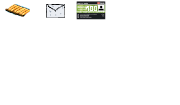
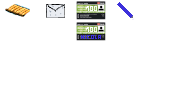
Revision of a layered 180 × 105 image; what changed, layer by layer:
added layer "stift" above "bahncard_signed" over [117, 2, 134, 20]
added layer "bahncard_signed" above "bahncard" over [76, 22, 106, 41]
